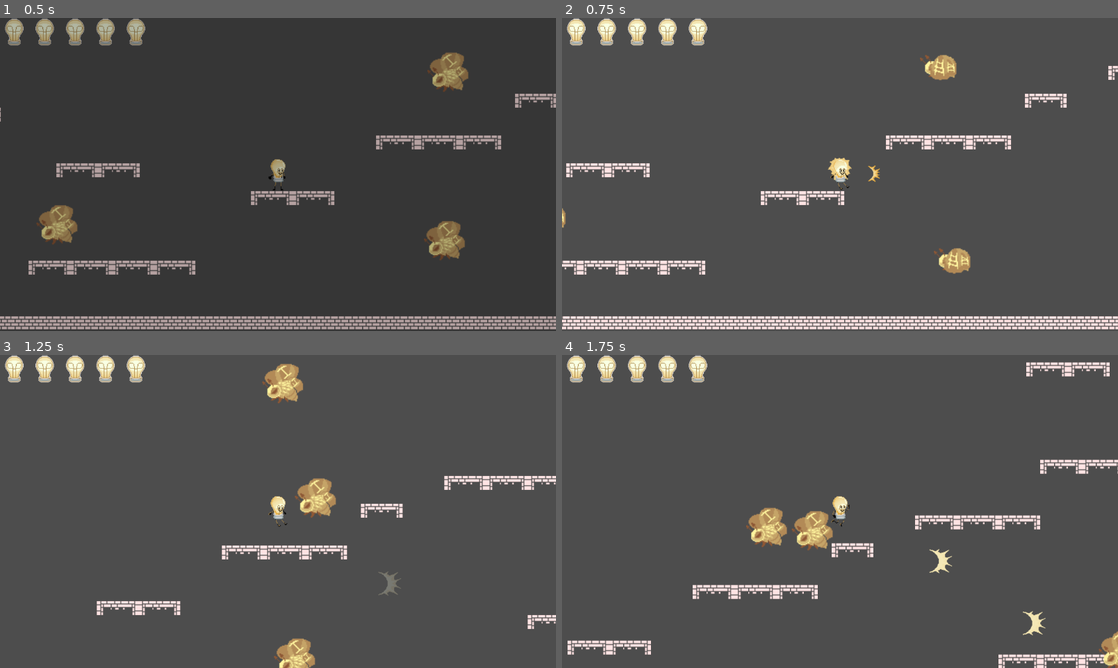
Above: before the commit, frames 1-4 (two rows, left to right).
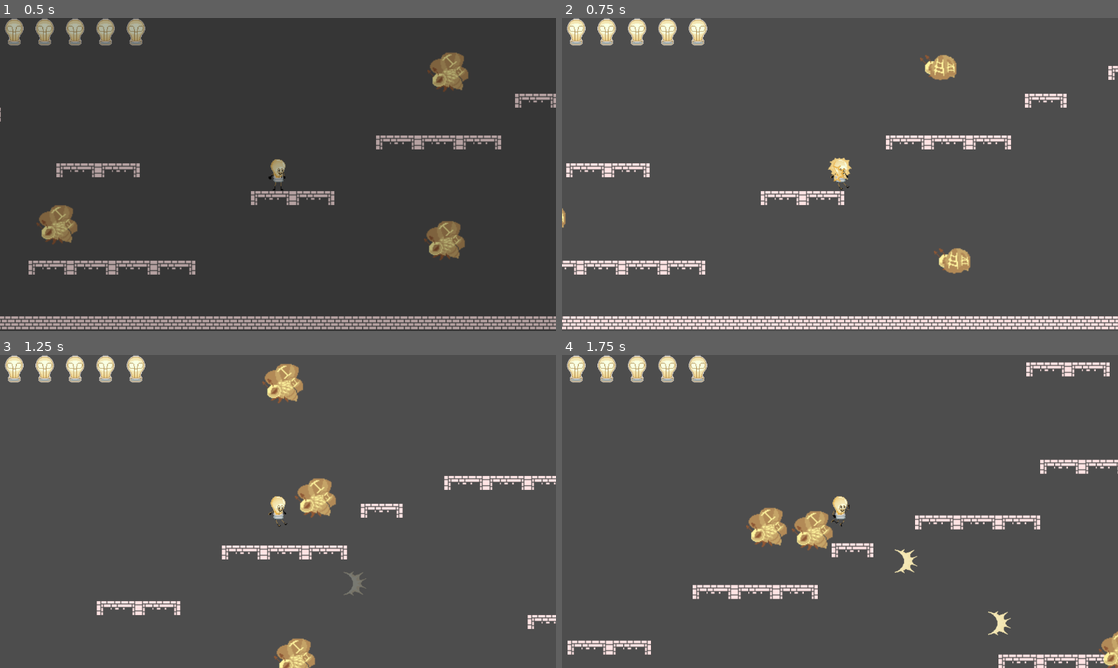
Above: after the commit, the same moments.

Repository: EXLAIZOR/tick-times
Game: Godot game, scene res://Scenes/level1.tscn
Same seed, same stepped clock (60 frames per second), same inputs: the game is played once before the commit and once after it.
Inputs (mouse positions are in pixels of both pictures, inside the frame that each line leads up to):
- Up to frame 1 (0.5 s): no input
- Up to frame 2 (0.75 s): move the mouse to (962, 158) at 0.52 s; hold D (MoveRight) from 0.53 s (still down); click (962, 158) at 0.6 s
- Up to frame 3 (1.25 s): keep holding D (MoveRight); tap W (Jump) at 0.77 s
- Up to frame 4 (1.75 s): keep holding D (MoveRight); move the mouse to (728, 527) at 1.27 s; click (728, 527) at 1.35 s; tap W (Jump) at 1.52 s

Frame 1 is identical in both runs. In frame 2, 0.1% of the frame differs, in the area x 48-58%, y 47-53%; in frame 3, 0.2%; in frame 4, 0.6%, in the area x 59-87%, y 62-90%.

Commit message:
Attack Direction
Not animation though

Diff:
--- a/bullet.gd
+++ b/bullet.gd
@@ -1,6 +1,11 @@
 extends Node2D
 @onready var _animated_sprite = $AnimatedSprite2D
 
+
+var speed = 400
+var direction: int =1
+
 func _physics_process(delta: float) -> void:
-	position.x += 400 * delta
+	position.x += direction * speed * delta
+
 	_animated_sprite.play("default")
--- a/character_body_2d.gd
+++ b/character_body_2d.gd
@@ -12,13 +12,16 @@
 var attacked = false
 var hearts_list : Array [TextureRect]
 var bullet_path=preload("res://bullet.tscn")
+var facing_direction = 1
 
 func _process(_delta):
 	handle_sprites()
 func fire():
 	var bullet = bullet_path.instantiate()
 	get_parent().add_child(bullet)
-	bullet.global_position = global_position + Vector2(40,0)
+	bullet.global_position = global_position + Vector2(0,0)
+	bullet.direction=facing_direction
+
 func _physics_process(delta: float) -> void:
 
 	if Input.is_action_just_pressed("Attack"):
@@ -29,12 +32,15 @@
 	if not is_on_floor():
 		velocity += get_gravity() * delta
 
-	# Handle jump.
+
+	if Input.is_action_pressed("MoveRight"):
+		facing_direction = 1
+	elif Input.is_action_pressed("MoveLeft"):
+		facing_direction = -1
+
 	if Input.is_action_just_pressed("Jump") and is_on_floor():
 		velocity.y = JUMP_VELOCITY
 
-	# Get the input direction and handle the movement/deceleration.
-	# As good practice, you should replace UI actions with custom gameplay actions.
 	var direction := Input.get_axis("MoveLeft", "MoveRight")
 	if direction:
 		velocity.x = direction * SPEED
